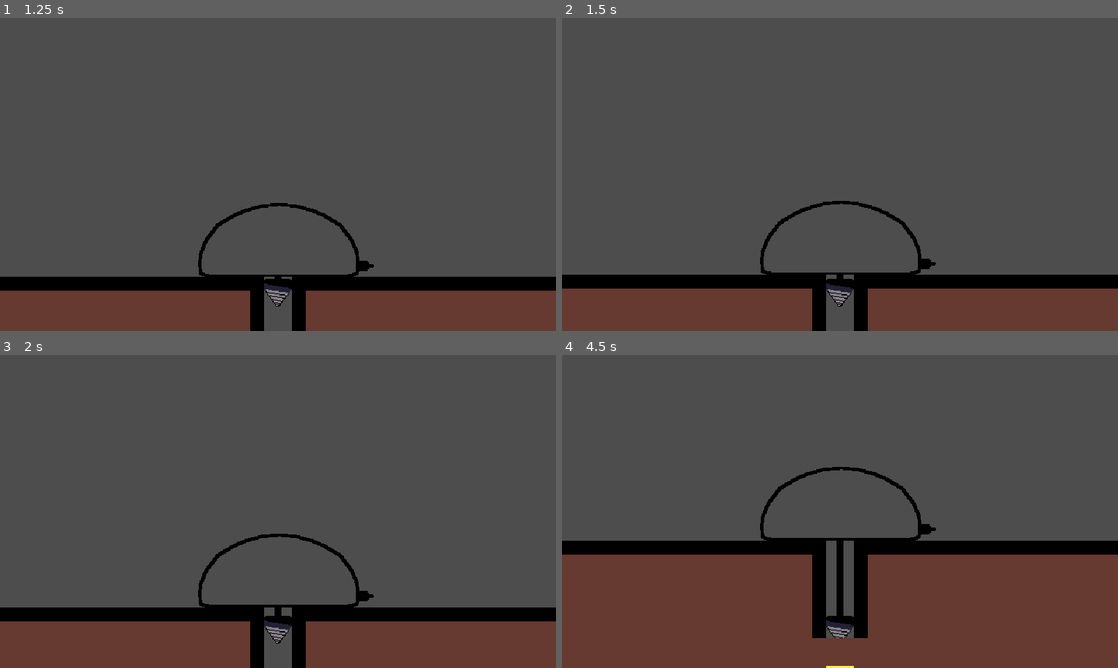
Above: before the commit, frames 1-4 (two rows, left to right).
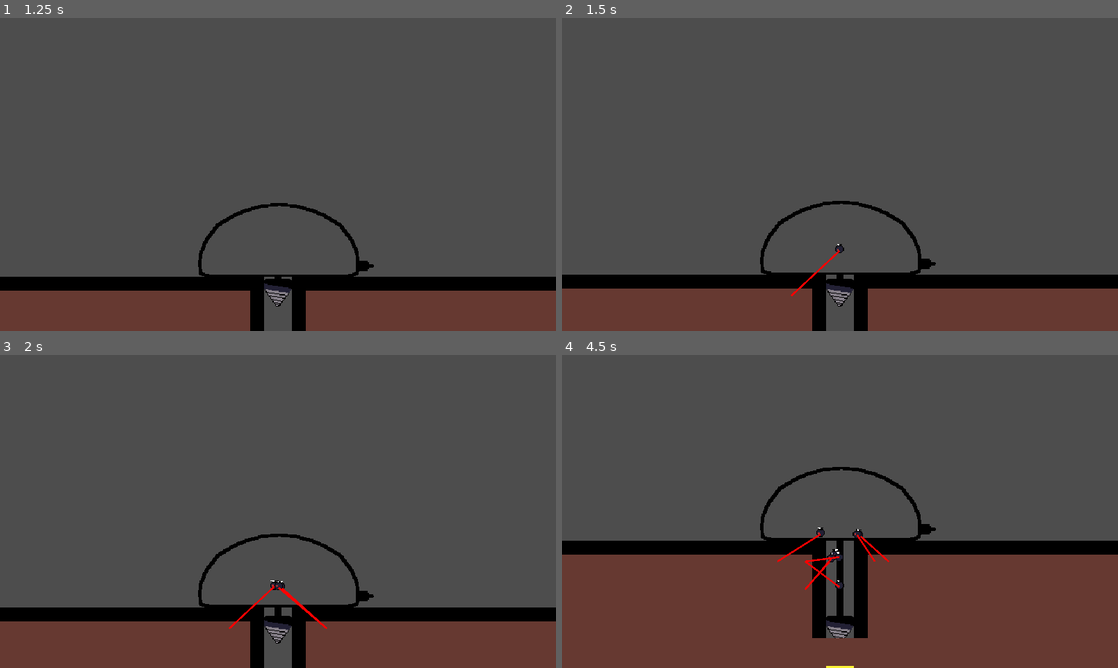
Above: after the commit, the same moments.

Repository: Allov/1bjam-2024
Game: Godot game, scene res://main.tscn
Same seed, same stepped clock (60 frames per second), same inputs: the game is played once before the commit and once after it.
Inputs:
- Up to frame 1 (1.25 s): tap Space at 0.5 s; hold Enter (ui_accept) from 0.53 s (still down)
- Up to frame 2 (1.5 s): release Enter (ui_accept) at 1.28 s; tap Enter (ui_accept) at 1.35 s
- Up to frame 3 (2 s): tap Enter (ui_accept) at 1.52, 1.82 s
- Up to frame 4 (4.5 s): hold Enter (ui_accept) 2.03-2.78 s; tap Enter (ui_accept) at 2.85, 3.02, 3.32, 4.35 s; hold Enter (ui_accept) 3.53-4.28 s

Frame 1 is identical in both runs. In frame 2, 0.1% of the frame differs, in the area x 41-51%, y 72-89%; in frame 3, 0.2%; in frame 4, 0.4%, in the area x 38-59%, y 55-76%.

Commit message:
music, drones

Diff:
--- a/default_bus_layout.tres
+++ b/default_bus_layout.tres
@@ -11,5 +11,5 @@
 bus/2/solo = false
 bus/2/mute = false
 bus/2/bypass_fx = false
-bus/2/volume_db = 0.0
+bus/2/volume_db = -5.04224
 bus/2/send = &"Master"
--- a/drill.gd
+++ b/drill.gd
@@ -10,6 +10,7 @@
 @export var underground_map: UndergroundMap
 @export var mining_power = 10
 @export var mining_cooldown_time = .2
+@export var flying_drone_scene: PackedScene
 
 @onready var drill_bore: CharacterBody2D = $DrillBore
 @onready var drill_shaft: Line2D = $DrillShaft
@@ -102,7 +103,7 @@
 	drill_end.play()
 
 func _input(event: InputEvent) -> void:
-	if returning_home:
+	if returning_home or disabled:
 		return
 
 	if event.is_action_pressed("ui_accept") and direction > 0:
@@ -112,6 +113,13 @@
 	if event.is_action_released("ui_accept") and (charge_timer < single_tap_time_threshold and charging):
 		charge_timer = 0.0
 		charging = false
+		var drone: Drone = flying_drone_scene.instantiate()
+		drone.underground_map = underground_map
+		var spawn_position = drill_bore.global_position + Vector2.UP * 32
+		drone.target = underground_map.request_mining_target(spawn_position)
+		drone.global_position = spawn_position
+		get_tree().root.add_child(drone)
+
 		#mine(mining_power)
 		#stop_mining_sound()
 	elif event.is_action_released("ui_accept"):
--- a/drill.tscn
+++ b/drill.tscn
@@ -1,6 +1,7 @@
-[gd_scene load_steps=21 format=3 uid="uid://dgvdlmks1wpv2"]
+[gd_scene load_steps=22 format=3 uid="uid://dgvdlmks1wpv2"]
 
 [ext_resource type="Script" path="res://drill.gd" id="1_4kfhn"]
+[ext_resource type="PackedScene" uid="uid://dbuos0enogdi5" path="res://drone.tscn" id="2_ju4e6"]
 [ext_resource type="Texture2D" uid="uid://qleqwy3pavd3" path="res://assets/drill_bore_animated.png" id="2_kyf06"]
 [ext_resource type="AudioStream" uid="uid://4i0ie4b4p3s" path="res://assets/drill_start.wav" id="3_u0xup"]
 [ext_resource type="AudioStream" uid="uid://dd78bockk2wlp" path="res://assets/drill_loop.wav" id="4_ob5es"]
@@ -118,6 +119,7 @@
 [node name="Drill" type="Node2D"]
 script = ExtResource("1_4kfhn")
 disabled = false
+flying_drone_scene = ExtResource("2_ju4e6")
 
 [node name="DrillShaft" type="Line2D" parent="."]
 width = 8.0
--- /dev/null
+++ b/drone.gd
@@ -0,0 +1,47 @@
+class_name Drone
+extends CharacterBody2D
+
+@export var underground_map: UndergroundMap
+@export var life_time = 15.0
+@onready var line_2d: Line2D = $Line2D
+@onready var mining_ray: RayCast2D = $MiningRay
+
+const SPEED = 10.0
+
+# possible states: FINDING, MINING
+var state = "FINDING"
+var target = null
+
+func _physics_process(delta: float) -> void:
+
+	life_time -= delta
+
+	if life_time <= 0:
+		queue_free()
+
+	if target == null:
+		target = underground_map.request_mining_target(global_position - Vector2(0, 0))
+
+		if target == null:
+			queue_free()
+
+	var direction = Vector2.ZERO
+	if target:
+		line_2d.clear_points()
+		line_2d.add_point(line_2d.to_local(target))
+		line_2d.add_point(line_2d.to_local(global_position))
+		direction = (target - global_position).normalized()
+
+		mining_ray.target_position = mining_ray.position + direction * 12
+
+	if mining_ray.is_colliding():
+		var collision_position = mining_ray.to_global(mining_ray.target_position)
+		if underground_map.mine_at(collision_position, 1.0):
+			target = null
+
+	if direction:
+		velocity = direction * SPEED
+	else:
+		velocity = velocity.move_toward(Vector2.ZERO, SPEED)
+
+	move_and_slide()
--- /dev/null
+++ b/drone.tscn
@@ -0,0 +1,97 @@
+[gd_scene load_steps=14 format=3 uid="uid://dbuos0enogdi5"]
+
+[ext_resource type="Script" path="res://drone.gd" id="1_airuq"]
+[ext_resource type="Texture2D" uid="uid://bo2sjf4eaixsp" path="res://assets/flying_drone.png" id="2_3x703"]
+
+[sub_resource type="CircleShape2D" id="CircleShape2D_525rd"]
+radius = 6.0
+
+[sub_resource type="AtlasTexture" id="AtlasTexture_qqhg5"]
+atlas = ExtResource("2_3x703")
+region = Rect2(0, 0, 16, 16)
+
+[sub_resource type="AtlasTexture" id="AtlasTexture_d6um8"]
+atlas = ExtResource("2_3x703")
+region = Rect2(16, 0, 16, 16)
+
+[sub_resource type="AtlasTexture" id="AtlasTexture_f6o5m"]
+atlas = ExtResource("2_3x703")
+region = Rect2(32, 0, 16, 16)
+
+[sub_resource type="AtlasTexture" id="AtlasTexture_mqqhp"]
+atlas = ExtResource("2_3x703")
+region = Rect2(48, 0, 16, 16)
+
+[sub_resource type="AtlasTexture" id="AtlasTexture_fqbg4"]
+atlas = ExtResource("2_3x703")
+region = Rect2(64, 0, 16, 16)
+
+[sub_resource type="AtlasTexture" id="AtlasTexture_mnfle"]
+atlas = ExtResource("2_3x703")
+region = Rect2(80, 0, 16, 16)
+
+[sub_resource type="AtlasTexture" id="AtlasTexture_sfdrh"]
+atlas = ExtResource("2_3x703")
+region = Rect2(96, 0, 16, 16)
+
+[sub_resource type="AtlasTexture" id="AtlasTexture_lfwa5"]
+atlas = ExtResource("2_3x703")
+region = Rect2(112, 0, 16, 16)
+
+[sub_resource type="AtlasTexture" id="AtlasTexture_rw8lh"]
+atlas = ExtResource("2_3x703")
+region = Rect2(128, 0, 16, 16)
+
+[sub_resource type="SpriteFrames" id="SpriteFrames_r0p0m"]
+animations = [{
+"frames": [{
+"duration": 1.0,
+"texture": SubResource("AtlasTexture_qqhg5")
+}, {
+"duration": 1.0,
+"texture": SubResource("AtlasTexture_d6um8")
+}, {
+"duration": 1.0,
+"texture": SubResource("AtlasTexture_f6o5m")
+}, {
+"duration": 1.0,
+"texture": SubResource("AtlasTexture_mqqhp")
+}, {
+"duration": 1.0,
+"texture": SubResource("AtlasTexture_fqbg4")
+}, {
+"duration": 1.0,
+"texture": SubResource("AtlasTexture_mnfle")
+}, {
+"duration": 1.0,
+"texture": SubResource("AtlasTexture_sfdrh")
+}, {
+"duration": 1.0,
+"texture": SubResource("AtlasTexture_lfwa5")
+}, {
+"duration": 1.0,
+"texture": SubResource("AtlasTexture_rw8lh")
+}],
+"loop": true,
+"name": &"default",
+"speed": 15.0
+}]
+
+[node name="Drone" type="CharacterBody2D"]
+collision_layer = 32
+script = ExtResource("1_airuq")
+
+[node name="CollisionShape2D" type="CollisionShape2D" parent="."]
+shape = SubResource("CircleShape2D_525rd")
+
+[node name="AnimatedSprite2D" type="AnimatedSprite2D" parent="."]
+sprite_frames = SubResource("SpriteFrames_r0p0m")
+autoplay = "default"
+frame_progress = 0.833567
+
+[node name="MiningRay" type="RayCast2D" parent="."]
+target_position = Vector2(-11, 0)
+
+[node name="Line2D" type="Line2D" parent="."]
+width = 2.0
+default_color = Color(1, 0, 0, 1)
--- /dev/null
+++ b/music_manager.gd
@@ -0,0 +1,14 @@
+class_name MusicManager
+extends Node2D
+
+@onready var music_player: AudioStreamPlayer = $MusicPlayer
+var combat_music = preload("res://assets/combat.ogg")
+var mining_music = preload("res://assets/mining.ogg")
+
+func play_combat_music():
+	music_player.stream = combat_music
+	music_player.play()
+
+func play_mining_music():
+	music_player.stream = mining_music
+	music_player.play()
--- /dev/null
+++ b/music_manager.tscn
@@ -0,0 +1,9 @@
+[gd_scene load_steps=2 format=3 uid="uid://r61hxq0ajxsu"]
+
+[ext_resource type="Script" path="res://music_manager.gd" id="1_4l54r"]
+
+[node name="MusicManager" type="Node2D"]
+script = ExtResource("1_4l54r")
+
+[node name="MusicPlayer" type="AudioStreamPlayer" parent="."]
+bus = &"Music"
--- a/project.godot
+++ b/project.godot
@@ -14,6 +14,10 @@
 run/main_scene="res://main.tscn"
 config/features=PackedStringArray("4.3", "Forward Plus")
 config/icon="res://icon.svg"
+
+[autoload]
+
+MusicManagerInstance="*res://music_manager.tscn"
 
 [display]
 
--- a/underground_map.gd
+++ b/underground_map.gd
@@ -24,6 +24,47 @@
 
 	generate_map()
 
+func request_mining_target(pos: Vector2):
+	var map_position = local_to_map(to_local(pos))
+
+	var target_map_position = find_nearest_key(tiles_health, map_position)
+
+	if target_map_position != null:
+		return to_global(map_to_local(target_map_position))
+
+	return null
+
+func find_nearest_key(array: Dictionary, start: Vector2i):
+	if array.is_empty():
+		return null  # No keys to search
+
+	# Directions in clockwise order: right, down, left, up
+	var directions = [Vector2i.RIGHT, Vector2i.DOWN, Vector2i.LEFT, Vector2i.UP]
+
+	if randi_range(0, 1):
+		directions.reverse()
+
+	var step_size = 1  # Distance to travel in each direction
+	var current = start  # Start at the given position
+
+	# Check if the start key exists
+	if array.has(current):
+		return current
+
+	# Spiral search
+	while true:
+		for direction in directions:
+			for _a in range(step_size):
+				current += direction
+				if array.has(current):
+					return current  # Found a valid key
+			# Alternate step size increases after completing right-down and left-up movements
+			if direction == Vector2i.UP or direction == Vector2i.DOWN:
+				step_size += 1
+
+	return null  # This point should not be reached
+
+
 
 func generate_map():
 	var source_id = tile_set.get_source_id(0)
@@ -38,6 +79,11 @@
 			var current_tile = get_cell_tile_data(Vector2(x, y))
 
 			if current_tile:
+				var tile_mining_health = current_tile.get_custom_data("health")
+				if tile_mining_health > 0:
+					var tile_info = TileInfo.new()
+					tile_info.set_health(tile_info.health * current_level)
+					tiles_health[Vector2i(x, y)] = tile_info
 				continue
 
 			set_cell(Vector2(x, y), source_id, tiles[TileTypes.DIRT])
@@ -80,6 +126,9 @@
 	var map_position = local_to_map(local_position)
 	var map_position_global_position = to_global(map_to_local(map_position))
 
+	if not tiles_health.has(map_position):
+		return true
+
 	var tile_info: TileInfo = tiles_health[map_position]
 
 	if not tile_info.animation_sprite:
@@ -115,5 +164,11 @@
 		explosion.one_shot = true
 		tile_mining_sound.play()
 
+		tiles_health.erase(map_position)
+		print("destroyed ", map_position)
+		return true
+
+	return false
+
 func _process(delta: float) -> void:
 	pass
--- a/underground_map.tscn
+++ b/underground_map.tscn
@@ -15,14 +15,17 @@
 1:0/0/physics_layer_0/polygon_0/points = PackedVector2Array(-8, -8, 8, -8, 8, 8, -8, 8)
 2:0/0 = 0
 2:0/0/physics_layer_0/polygon_0/points = PackedVector2Array(-8, -8, 8, -8, 8, 8, -8, 8)
+2:0/0/custom_data_0 = 50
 3:0/0 = 0
 3:0/0/physics_layer_0/polygon_0/points = PackedVector2Array(-8, -8, 8, -8, 8, 8, -8, 8)
+3:0/0/custom_data_0 = 100
 4:0/0 = 0
+4:0/0/custom_data_0 = -1
 
 [sub_resource type="TileSet" id="TileSet_nwomo"]
 physics_layer_0/collision_layer = 1
 custom_data_layer_0/name = "health"
-custom_data_layer_0/type = 0
+custom_data_layer_0/type = 2
 sources/0 = SubResource("TileSetAtlasSource_ymp7h")
 
 [node name="UndergroundMap" type="TileMapLayer"]
--- a/world.gd
+++ b/world.gd
@@ -33,8 +33,10 @@
 
 	if control_mode == ControlModes.GUN_TURRET:
 		dome_camera.make_current()
+		MusicManagerInstance.play_combat_music()
 	elif control_mode == ControlModes.DRILL:
 		drill_bore_camera.make_current()
+		MusicManagerInstance.play_mining_music()
 
 func _drill_reached_home():
 	change_mode(ControlModes.GUN_TURRET)
Not shown, added: assets/combat.ogg.import
Binary file added: assets/flying_drone.png
Not shown, added: assets/flying_drone.png.import
Not shown, added: assets/mining.ogg.import
Binary file added: assets/walker_drone.png
Not shown, added: assets/walker_drone.png.import
Not shown, added: assets/combat.ogg
Not shown, added: assets/mining.ogg
